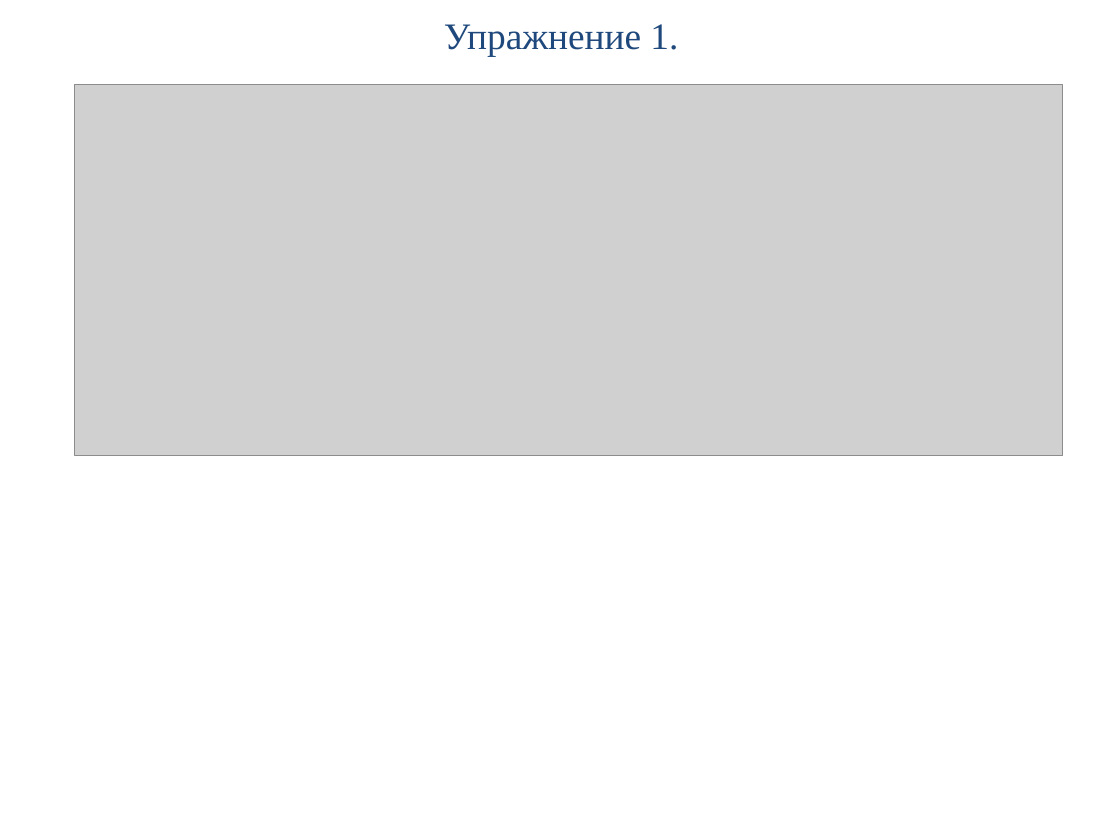
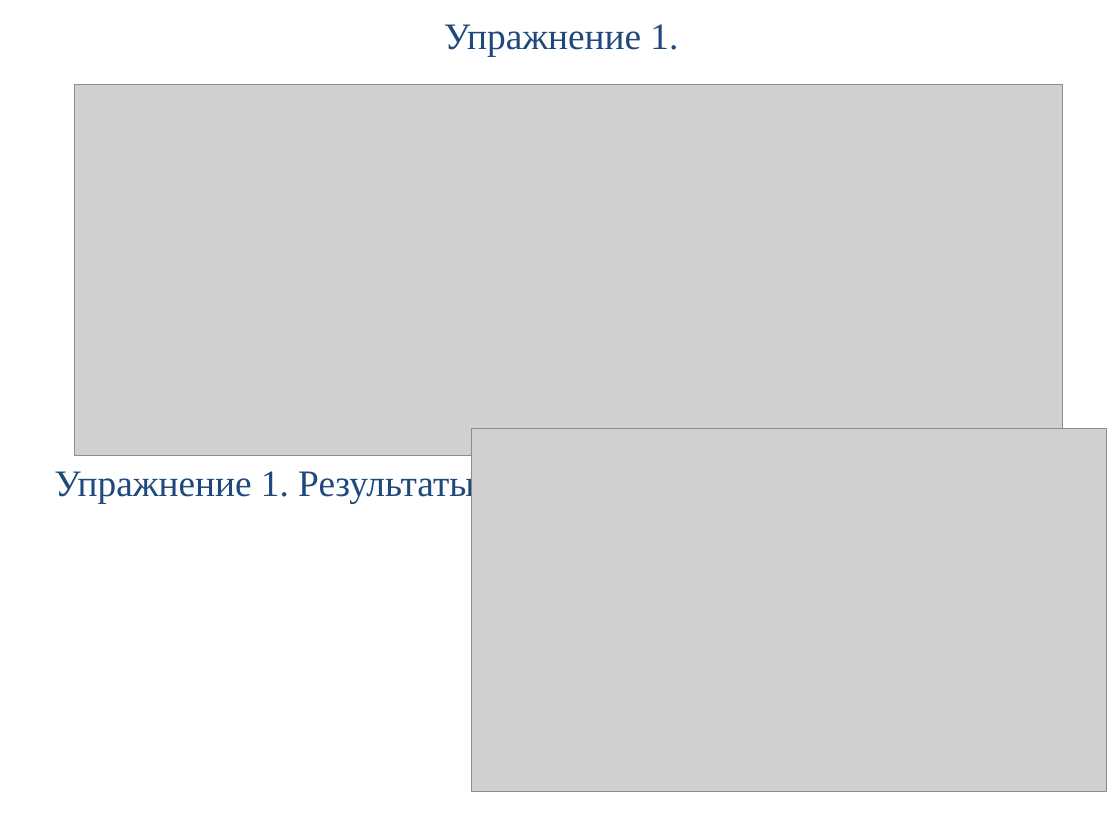
Before and after one commit to PPPoE15/MASTER, a slide deck: slide 5 of 2_sem/ISU/practice/ИСУ_практ_2.pptx (slide 7 before the commit). Drawn at 1120x840 pixels with LibreOffice and Linux fonts; fonts in the diff are those of the drawing; grey boxes stand for pictures. Boxes give left, top, right and bottom in pixels: in the first picture for what was removed or moved away, otherwise in the second. Text is boxed around its words. In the diff, an @@ line names an element or a change of style, - is before the commit and + after.

```diff
--- a/2_sem/ISU/practice/ИСУ_практ_2.pptx
+++ b/2_sem/ISU/practice/ИСУ_практ_2.pptx
@@ picture added at bbox=[472, 429, 1107, 792] @@
@@ text added at bbox=[54, 467, 484, 503], 24 pt, text #1F497D @@
+Упражнение 1. Результаты.
```
Also in this commit, not shown: 6 other slides changed, 9 slides removed, 8 other files.
